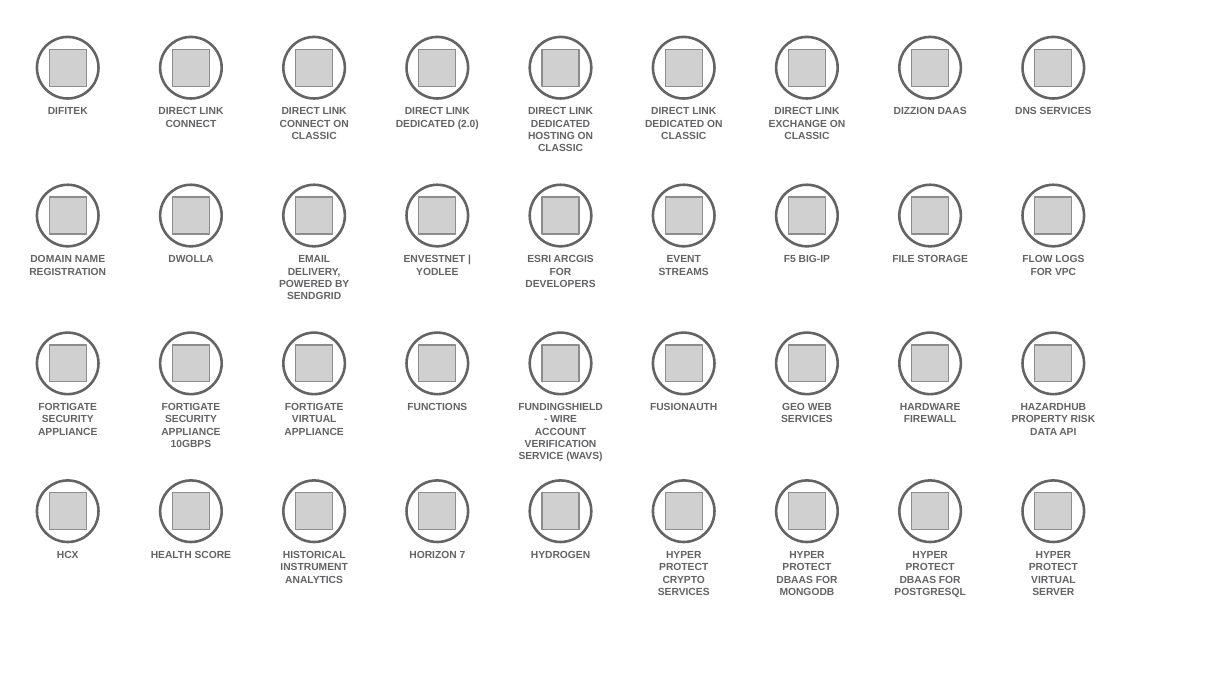
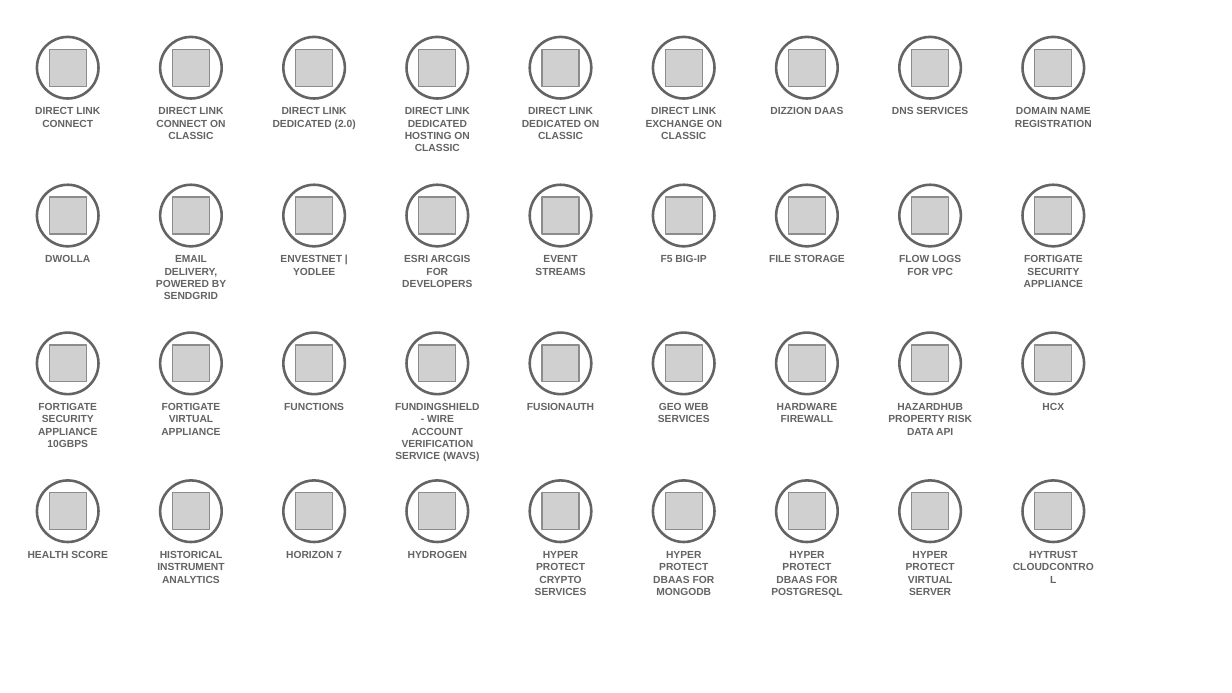
Before and after one commit to l2fprod/myarchitecture, a slide deck: slide 5 of mycatalog-architecture-diagram-template.pptx. Drawn at 1232x693 pixels with LibreOffice and Linux fonts; fonts in the diff are those of the drawing; grey boxes stand for pictures. Boxes give left, top, right and bottom in pixels: in the first picture for what was removed or moved away, otherwise in the second. Text is boxed around its words. In the diff, an @@ line names an element or a change of style, - is before the commit and + after.

Commit message:
new deck

```diff
--- a/mycatalog-architecture-diagram-template.pptx
+++ b/mycatalog-architecture-diagram-template.pptx
@@ text at [35, 107, 100, 127]: text changed @@
-DIFITEK
+DIRECT LINK CONNECT
@@ text at [156, 107, 225, 139]: text changed @@
-DIRECT LINK CONNECT
+DIRECT LINK CONNECT ON CLASSIC
@@ text at [273, 107, 356, 129]: text changed @@
-DIRECT LINK CONNECT ON CLASSIC
+DIRECT LINK DEDICATED (2.0)
@@ text at [405, 107, 470, 151]: text changed @@
-DIRECT LINK DEDICATED (2.0)
+DIRECT LINK DEDICATED HOSTING ON CLASSIC
@@ text at [522, 107, 599, 139]: text changed @@
-DIRECT LINK DEDICATED HOSTING ON CLASSIC
+DIRECT LINK DEDICATED ON CLASSIC
@@ text at [646, 107, 722, 139]: text changed @@
-DIRECT LINK DEDICATED ON CLASSIC
+DIRECT LINK EXCHANGE ON CLASSIC
@@ text removed at [769, 107, 845, 139] @@
-DIRECT LINK EXCHANGE ON CLASSIC
@@ text "DOMAIN NAME REGISTRATION": place and size @@
-text "DOMAIN NAME REGISTRATION" at [29, 255, 106, 275]
+text "DOMAIN NAME REGISTRATION" at [1015, 107, 1092, 127]
@@ text at [1024, 255, 1083, 287]: text changed @@
-FORTIGATE VIRTUAL APPLIANCE
+FORTIGATE SECURITY APPLIANCE
@@ text at [38, 403, 97, 447]: text changed @@
-FORTIGATE SECURITY APPLIANCE
+FORTIGATE SECURITY APPLIANCE 10GBPS
@@ text at [161, 403, 221, 435]: text changed @@
-FORTIGATE SECURITY APPLIANCE 10GBPS
+FORTIGATE VIRTUAL APPLIANCE
@@ text "HCX": place and size @@
-text "HCX" at [57, 551, 79, 558]
+text "HCX" at [1042, 403, 1064, 410]
@@ 20 texts: place and size @@
-20 texts at [151, 107, 1096, 583]
+20 texts at [28, 107, 972, 583]
@@ text added at [535, 551, 587, 595], 6 pt, text #646365, bold @@
+HYPER PROTECT CRYPTO SERVICES
@@ text at [653, 551, 715, 595]: text changed @@
-HYPER PROTECT CRYPTO SERVICES
+HYPER PROTECT DBAAS FOR MONGODB
@@ text at [771, 551, 842, 597]: text changed @@
-HYPER PROTECT DBAAS FOR MONGODB
+HYPER PROTECT DBAAS FOR POSTGRESQL
@@ text at [906, 551, 955, 595]: text changed @@
-HYPER PROTECT DBAAS FOR POSTGRESQL
+HYPER PROTECT VIRTUAL SERVER
@@ text at [1029, 551, 1078, 558]: text changed @@
-HYPER PROTECT VIRTUAL SERVER
+HYTRUST CLOUDCONTROL
```
Also in this commit, not shown: 6 other slides changed, 1 other file.
